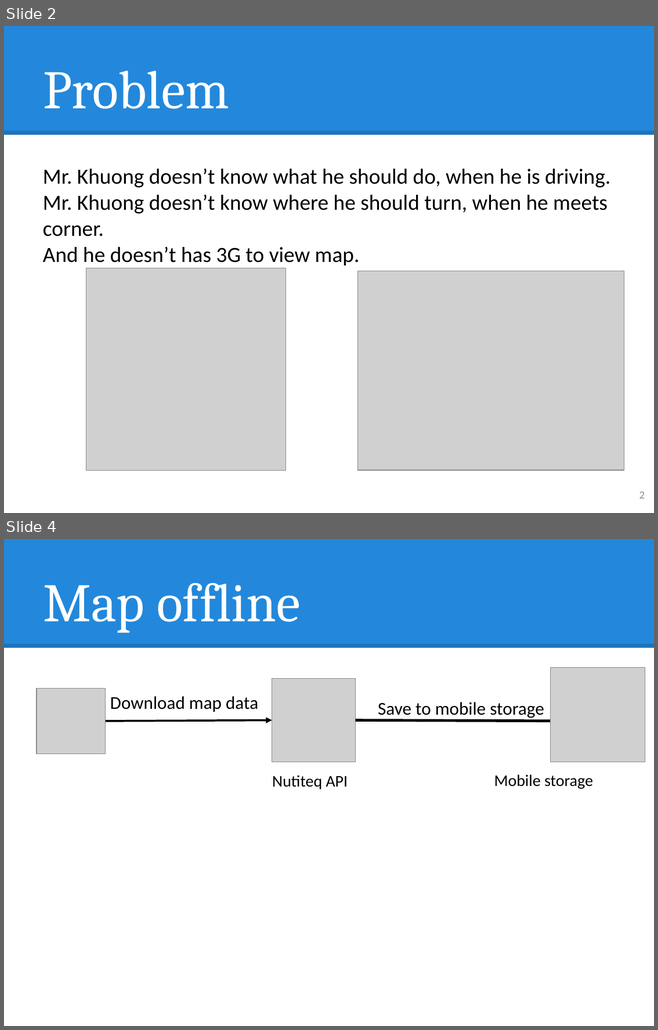
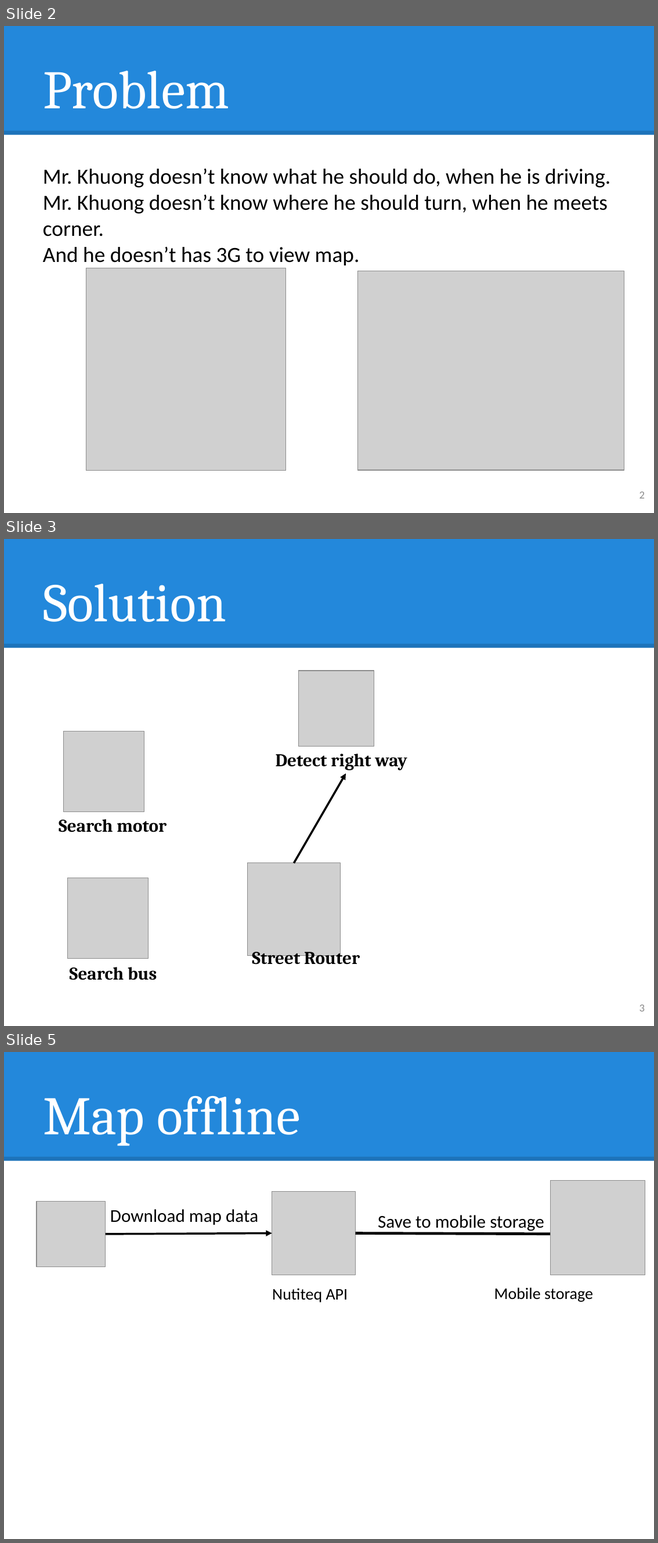
Before and after one commit to hqt/street-router, a slide deck: Document/presentation/nam/6 notify right route.pptx. Shown one above the other, each under a label of ours: slides 2 and 4 before the commit, slides 2, 3 and 5 after it; the slides between them are not shown. The pictures are 658x1030 and 658x1543 pixels, drawn with LibreOffice and Linux fonts; fonts in the diff are those of the drawing; grey boxes stand for pictures. Boxes give left, top, right and bottom in pixels: in the first picture for what was removed or moved away, otherwise in the second. Text is boxed around its words. In the diff, an @@ line names an element or a change of style, - is before the commit and + after.

```diff
--- a/Document/presentation/nam/6 notify right route.pptx
+++ b/Document/presentation/nam/6 notify right route.pptx
@@ slide 3 added at [4,539,654,1026], background #FFFFFF; not listed: 2 template elements that a slide beside it also shows @@
@@ title added at [43,584,226,622], 60 pt, text #FFFFFF @@
+Solution
@@ picture added at [298,671,374,747] @@
@@ picture added at [63,732,144,812] @@
@@ text added at [275,754,407,770], 20 pt, text #000000, bold @@
+Detect right way
@@ arrow added from (294, 863) to (346, 773), #000000 2.25 pt @@
@@ text added at [59,819,166,832], 20 pt, text #000000, bold @@
+Search motor
@@ picture added at [248,863,340,956] @@
@@ picture added at [68,878,148,959] @@
@@ text added at [252,947,360,968], 20 pt, text #000000, bold @@
+Street Router
@@ text added at [70,967,157,980], 20 pt, text #000000, bold @@
+Search bus
@@ page number added at [639,1005,644,1012], 12 pt, text #8C8C8C @@
+3
@@ what was slide 4 is now slide 5 @@
```
Also in this commit, not shown: 1 slide changed, 1 slide removed, 4 other files.
